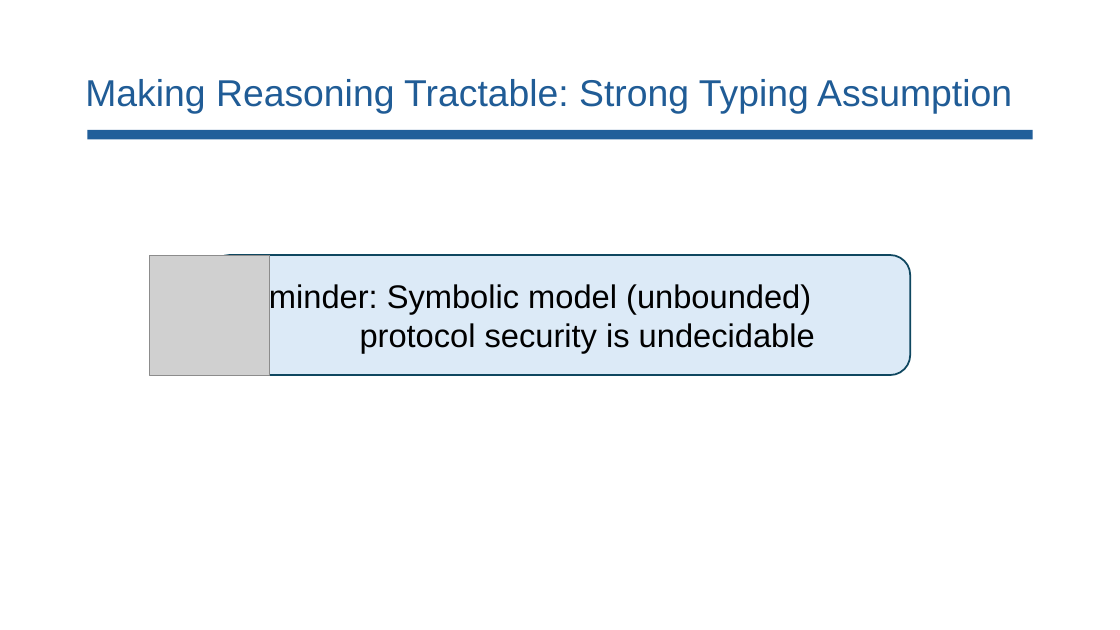
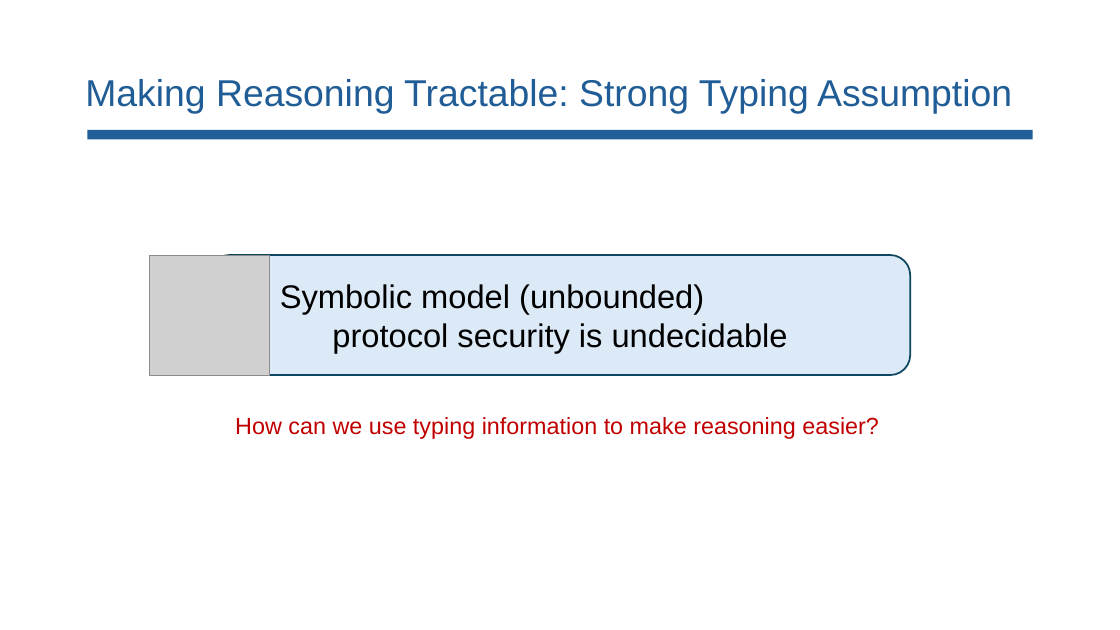
Before and after one commit to lorchrob/comp_slides, a slide deck: slide 82 of comp.pptx (slide 80 before the commit). Drawn at 1120x630 pixels with LibreOffice and Linux fonts; fonts in the diff are those of the drawing; grey boxes stand for pictures. Boxes give left, top, right and bottom in pixels: in the first picture for what was removed or moved away, otherwise in the second. Text is boxed around its words. In the diff, an @@ line names an element or a change of style, - is before the commit and + after.

```diff
--- a/comp.pptx
+++ b/comp.pptx
@@ text in rounded rectangle at <box>280,284,788,353</box>: text changed @@
-Reminder: Symbolic model (unbounded) protocol security is undecidable
+Symbolic model (unbounded) protocol security is undecidable
@@ text added at <box>235,417,879,439</box>, 20 pt, text #C00000 @@
+How can we use typing information to make reasoning easier?
```
Also in this commit, not shown: 12 other slides changed, 2 slides added.
